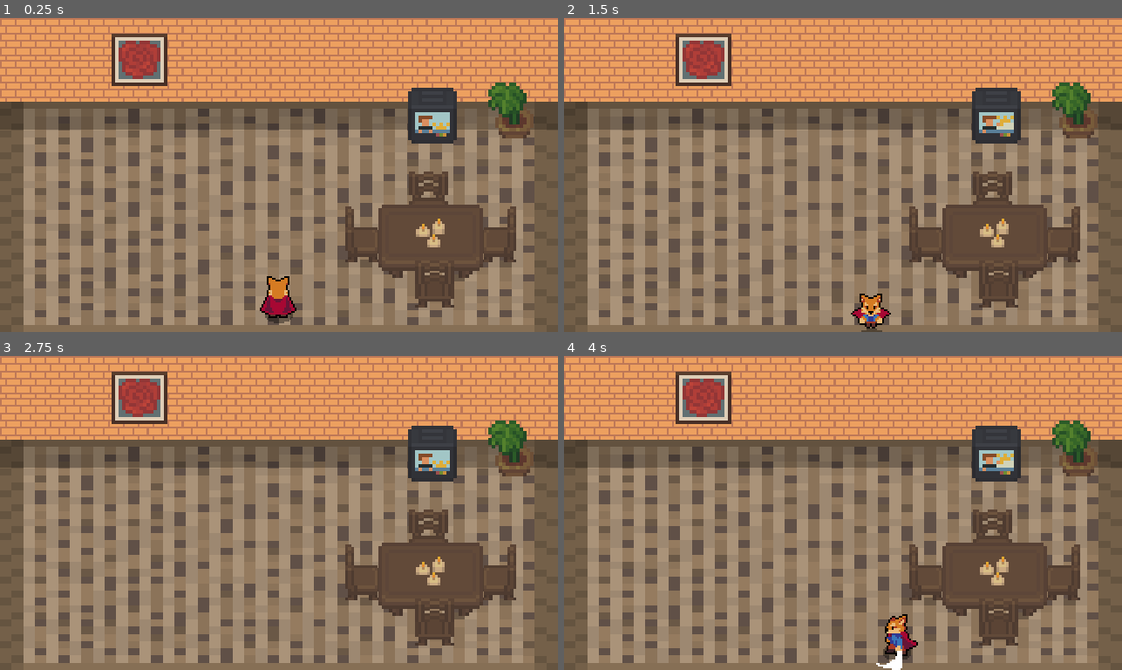
Above: before the commit, frames 1-4 (two rows, left to right).
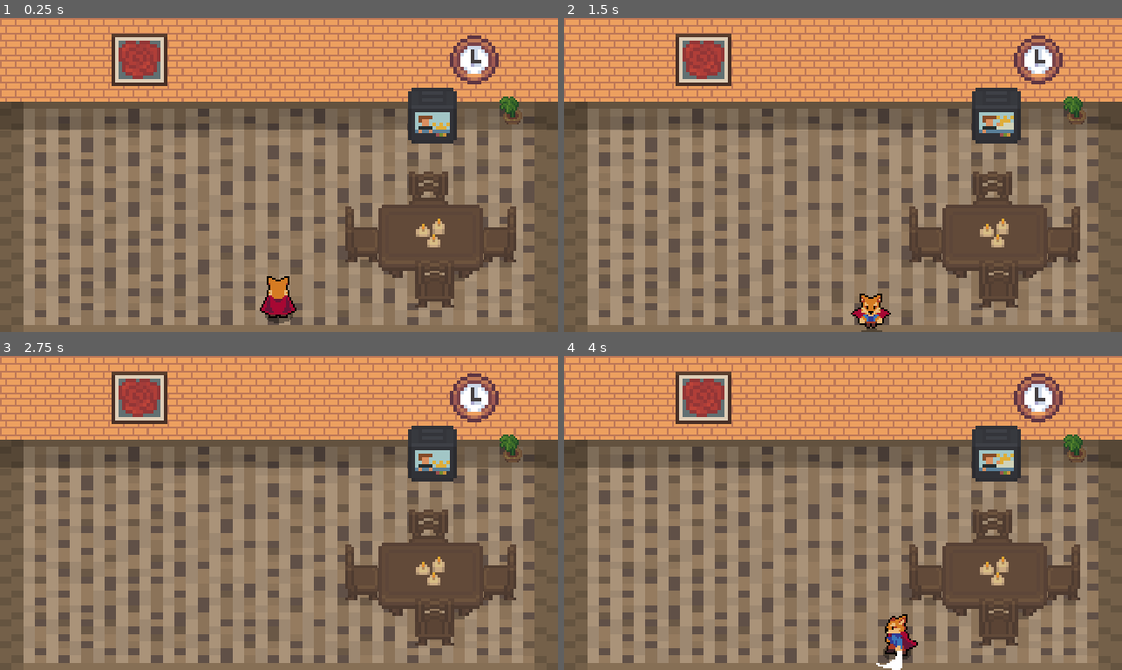
Above: after the commit, the same moments.

Repository: Jonak-Adipta-Kalita/JAK-Ultimate-Adventure-Game
Game: Godot game, scene res://Buildings/Interriors/PlayerHouseInterrior.tscn
The game is run twice, just before and just after one commit, with the same random seed, the same clock (stepped at 60 frames per second) and the same inputs. This scene is started directly instead of the project's main scene. Sound files missing from this copy of the repository are replaced by a short silence.
Inputs:
- Up to frame 1 (0.25 s): no input
- Up to frame 2 (1.5 s): hold Right (ui_right) 0.53-1.28 s; tap J (attack) at 0.6 s; tap Space (ui_select) at 0.77 s; hold Down (ui_down) from 1.28 s (still down); tap K (roll) at 1.35 s
- Up to frame 3 (2.75 s): tap Space (ui_select) at 1.52 s; release Down (ui_down) at 2.03 s; hold Right (ui_right) from 2.03 s (still down); tap J (attack) at 2.1 s
- Up to frame 4 (4 s): release Right (ui_right) at 2.78 s; hold Up (ui_up) 2.78-3.53 s; tap K (roll) at 2.85 s; tap Space (ui_select) at 3.02, 3.77 s; hold Left (ui_left) from 3.53 s (still down); tap J (attack) at 3.6 s

The runs differ from the first frame. In frame 1, 1.8% of the frame differs, in the area x 80-96%, y 5-39%; in frame 2, 1.8%; in frame 3, 1.8%; in frame 4, 1.8%.

Commit message:
resized flower pot and new clock!!

Diff:
--- /dev/null
+++ b/Buildings/Interriors/Objects/Clock.tscn
@@ -0,0 +1,15 @@
+[gd_scene load_steps=3 format=2]
+
+[ext_resource path="res://Buildings/Interriors/Objects/Clock.png" type="Texture" id=1]
+
+[sub_resource type="CircleShape2D" id=1]
+radius = 14.0
+
+[node name="Clock" type="StaticBody2D"]
+
+[node name="Sprite" type="Sprite" parent="."]
+scale = Vector2( 2, 2 )
+texture = ExtResource( 1 )
+
+[node name="CollisionShape2D" type="CollisionShape2D" parent="."]
+shape = SubResource( 1 )
--- a/Buildings/Interriors/Objects/FlowerPot.tscn
+++ b/Buildings/Interriors/Objects/FlowerPot.tscn
@@ -3,15 +3,15 @@
 [ext_resource path="res://Buildings/Interriors/Objects/FlowerPot.png" type="Texture" id=1]
 
 [sub_resource type="CapsuleShape2D" id=1]
-height = 0.0
+radius = 4.0
+height = 1.99999
 
 [node name="FlowerPot" type="StaticBody2D"]
 
 [node name="Sprite" type="Sprite" parent="."]
-scale = Vector2( 2, 2 )
 texture = ExtResource( 1 )
 
 [node name="CollisionShape2D" type="CollisionShape2D" parent="."]
-position = Vector2( 2, 8 )
+position = Vector2( 1, 4 )
 rotation = 1.5708
 shape = SubResource( 1 )
--- a/Buildings/Interriors/PlayerHouseInterrior.tscn
+++ b/Buildings/Interriors/PlayerHouseInterrior.tscn
@@ -10,6 +10,7 @@
 [ext_resource path="res://Tiles/WallTile.png" type="Texture" id=8]
 [ext_resource path="res://Buildings/Interriors/Objects/FlowerPot.tscn" type="PackedScene" id=9]
 [ext_resource path="res://Buildings/Interriors/Objects/Painting.tscn" type="PackedScene" id=10]
+[ext_resource path="res://Buildings/Interriors/Objects/Clock.tscn" type="PackedScene" id=11]
 
 [sub_resource type="RectangleShape2D" id=1]
 extents = Vector2( 152, 23 )
@@ -74,6 +75,9 @@
 [node name="Painting" parent="YSort" index="8" instance=ExtResource( 10 )]
 position = Vector2( 80, 24 )
 
+[node name="Clock" parent="YSort" index="9" instance=ExtResource( 11 )]
+position = Vector2( 272, 24 )
+
 [node name="NoYSort" type="Node2D" parent="." index="1"]
 position = Vector2( -282, -254 )
 
Binary file added: Buildings/Interriors/Objects/Clock.png
Not shown, added: Buildings/Interriors/Objects/Clock.png.import
Not shown: 1 places in Buildings/Interriors/PlayerHouseInterrior.tscn that only renumber resources
